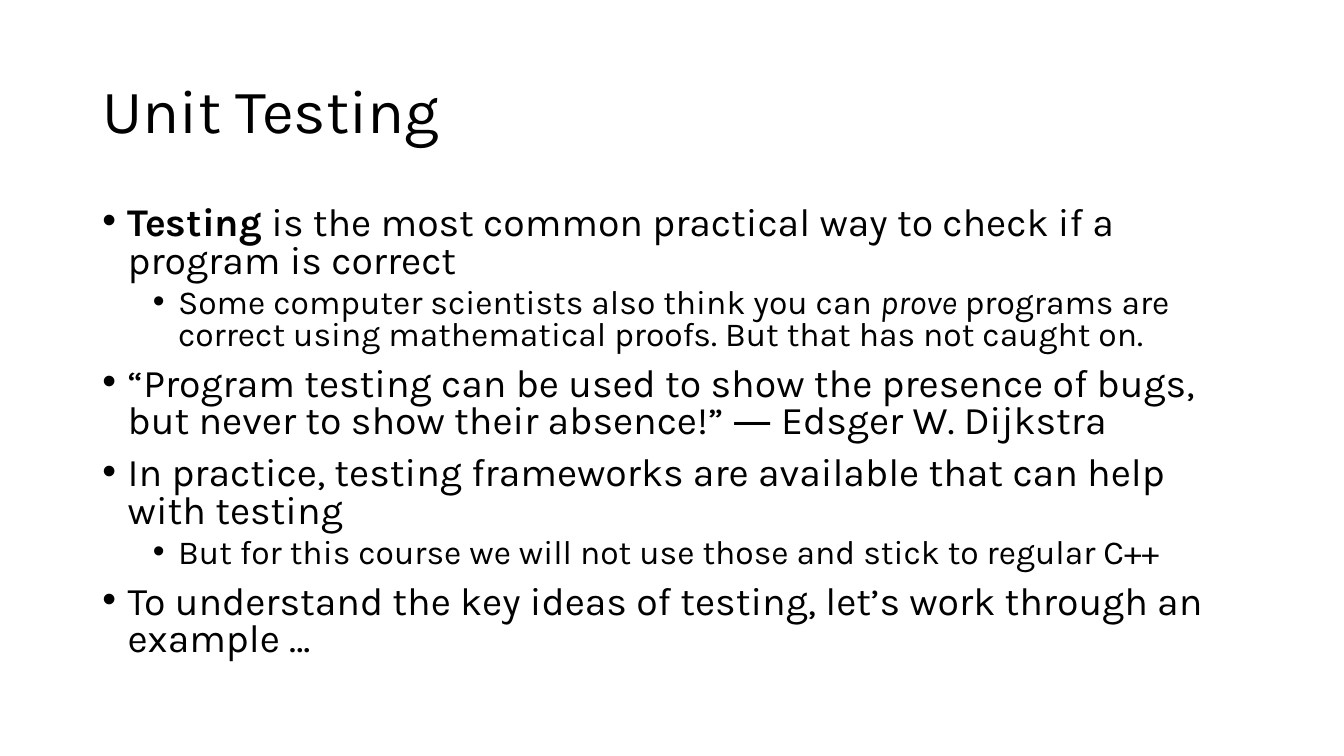
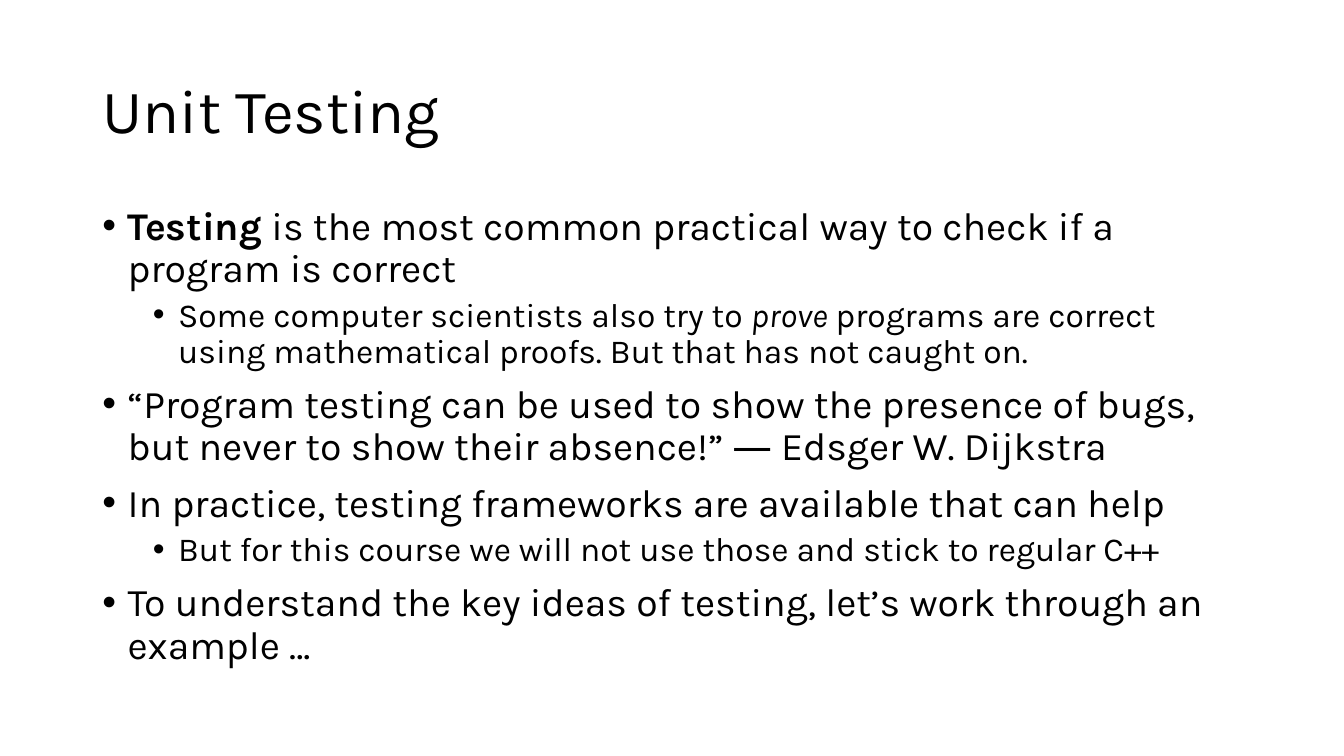
Before and after one commit to tjd1234/cmpt125spring2026, a slide deck: slide 45 of notes/week2/week2.pptx. Drawn at 1344x756 pixels with LibreOffice and Linux fonts; fonts in the diff are those of the drawing. Boxes give left, top, right and bottom in pixels: in the first picture for what was removed or moved away, otherwise in the second. Text is boxed around its words. In the diff, an @@ line names an element or a change of style, - is before the commit and + after.

```diff
--- a/notes/week2/week2.pptx
+++ b/notes/week2/week2.pptx
@@ text at (x1=128, y1=212, x2=1202, y2=669): line spacing 0.8 to 0.9 @@
@@ text at (x1=178, y1=304, x2=1155, y2=372): text changed @@
-  • Some computer scientists also think you can prove programs are correct using mathematical proofs. But that has not caught on.
+  • Some computer scientists also try to prove programs are correct using mathematical proofs. But that has not caught on.
@@ text at (x1=128, y1=490, x2=1165, y2=527): text changed @@
-• In practice, testing frameworks are available that can help with testing
+• In practice, testing frameworks are available that can help
```
Also in this commit, not shown: 15 other slides changed, 2 slides added, 6 other files.
